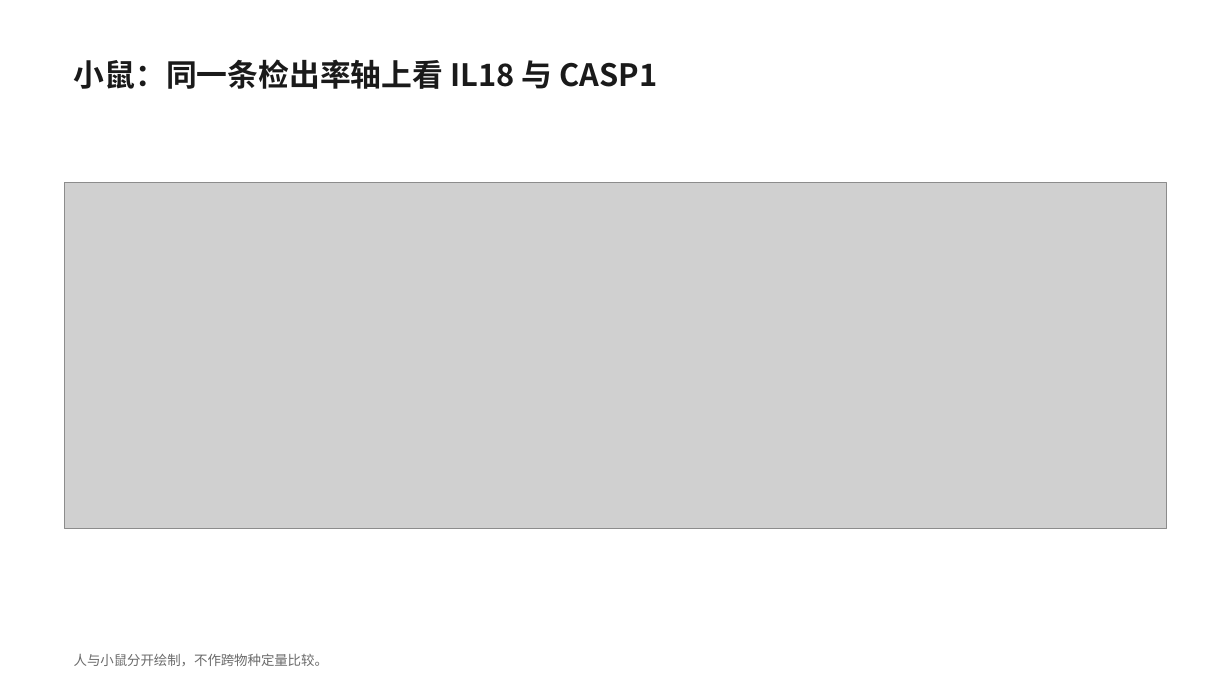
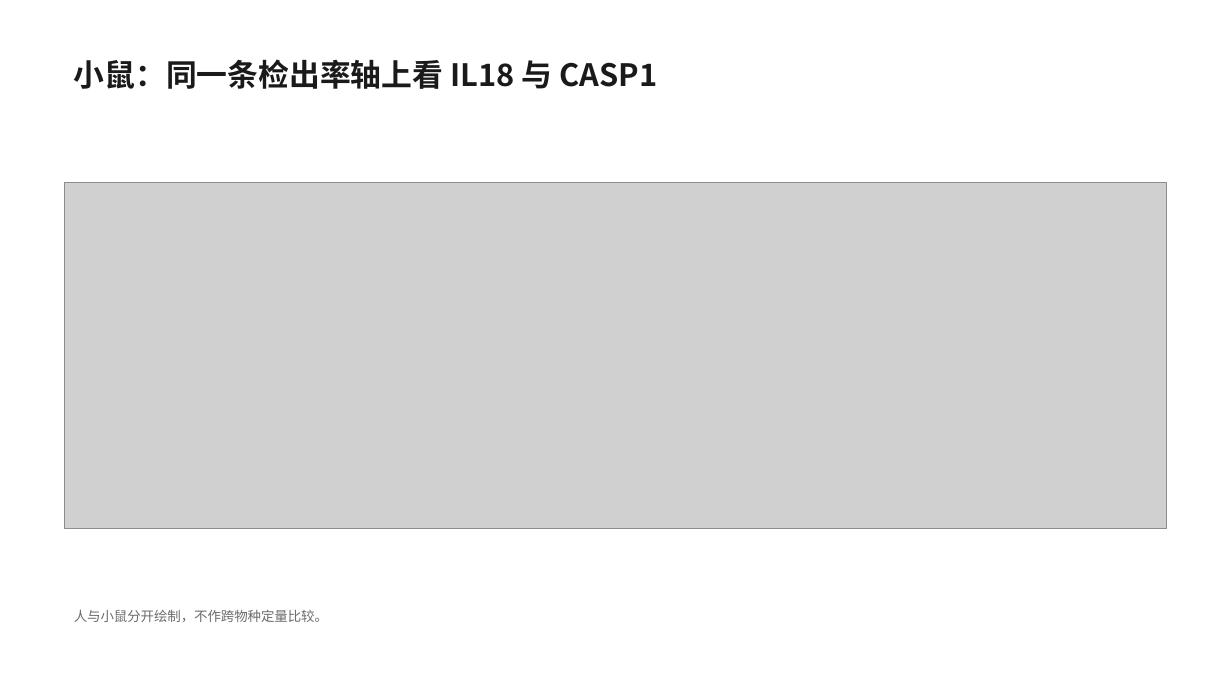
Before and after one commit to 7c96bzczcj-prog/aaa, a slide deck: slide 3 of il18_casp5organ/IL18_CASP_五器官筛选.pptx. Drawn at 1232x693 pixels with LibreOffice and Linux fonts; fonts in the diff are those of the drawing; grey boxes stand for pictures. Boxes give left, top, right and bottom in pixels: in the first picture for what was removed or moved away, otherwise in the second. Text is boxed around its words. In the diff, an @@ line names an element or a change of style, - is before the commit and + after.

```diff
--- a/il18_casp5organ/IL18_CASP_五器官筛选.pptx
+++ b/il18_casp5organ/IL18_CASP_五器官筛选.pptx
@@ text "人与小鼠分开绘制，不作跨物种定量比较。": place and size @@
-text "人与小鼠分开绘制，不作跨物种定量比较。" at bbox=[74, 653, 328, 666]
+text "人与小鼠分开绘制，不作跨物种定量比较。" at bbox=[74, 610, 328, 622]
@@ text "人与小鼠分开绘制，不作跨物种定量比较。" at bbox=[74, 610, 328, 622]: line spacing 1 to 1.2; vertical alignment middle to top @@
```
Also in this commit, not shown: 3 other slides changed, 8 slides added, 15 other files.
